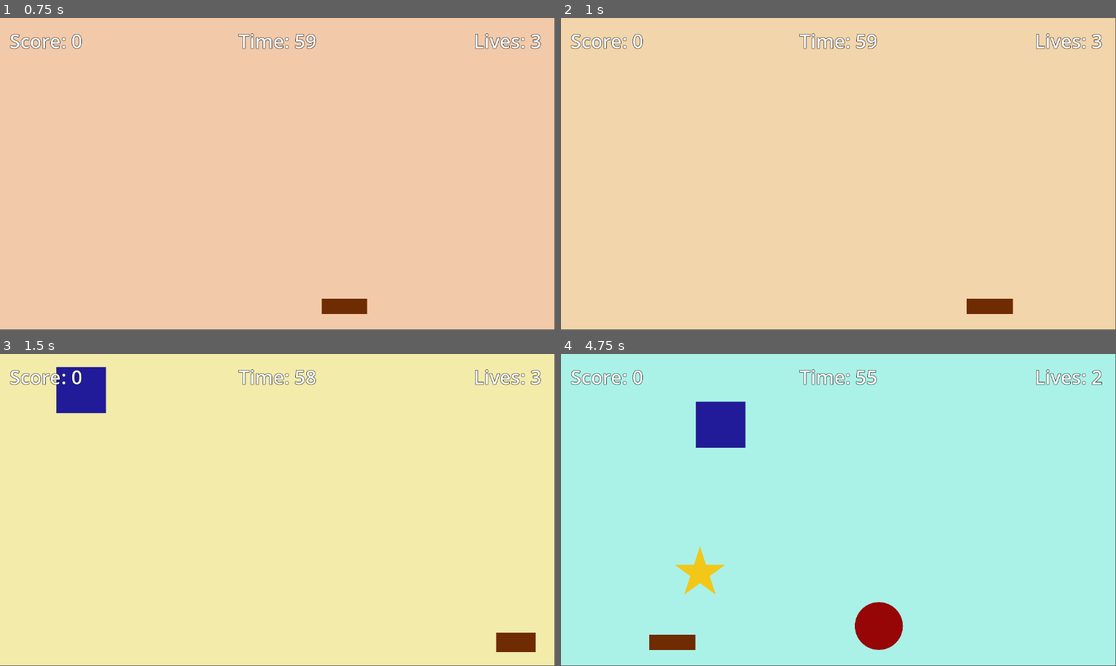
Above: before the commit, frames 1-4 (two rows, left to right).
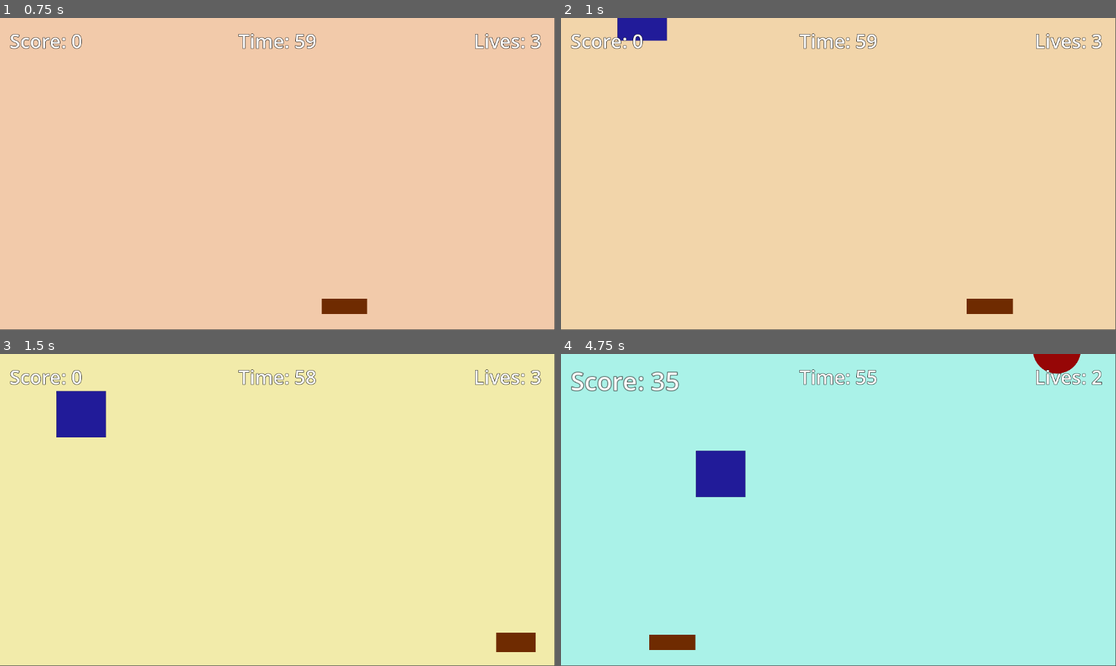
Above: after the commit, the same moments.

Repository: srishtipurohitaps/Candy-Catch-Frenzy
Game: Godot game, scene res://level2.tscn
The game is run twice, just before and just after one commit, with the same random seed, the same clock (stepped at 60 frames per second) and the same inputs. This scene is started directly instead of the project's main scene.
Inputs:
- Up to frame 1 (0.75 s): tap Enter at 0.5 s; hold Right (ui_right) from 0.53 s (still down); tap Alt at 0.6 s
- Up to frame 2 (1 s): keep holding Right (ui_right)
- Up to frame 3 (1.5 s): release Right (ui_right) at 1.28 s; hold Down from 1.28 s (still down); tap Shift at 1.35 s
- Up to frame 4 (4.75 s): release Down at 2.03 s; hold Right (ui_right) 2.03-2.78 s; tap Alt at 2.1, 3.6 s; hold Up 2.78-3.53 s; tap Shift at 2.85, 4.35 s; hold Left (ui_left) from 3.53 s (still down)

Frame 1 is identical in both runs. In frame 2, 0.6% of the frame differs, in the area x 10-20%, y 0-8%; in frame 3, 1.4%; in frame 4, 5.4%, in the area x 1-94%, y 0-95%.

Commit message:
Adjusted spawn timer and bomb spawn rate for levels

Diff:
--- a/level2.tscn
+++ b/level2.tscn
@@ -115,6 +115,7 @@
 text = "PLAY AGAIN"
 
 [node name="SpawnTimer" type="Timer" parent="."]
+wait_time = 0.8
 autostart = true
 
 [node name="Camera2D" type="Camera2D" parent="."]
--- a/level3.tscn
+++ b/level3.tscn
@@ -115,6 +115,7 @@
 text = "PLAY AGAIN"
 
 [node name="SpawnTimer" type="Timer" parent="."]
+wait_time = 0.6
 autostart = true
 
 [node name="Camera2D" type="Camera2D" parent="."]
--- a/main.gd
+++ b/main.gd
@@ -25,19 +25,17 @@
 	restart_button.pressed.connect(_on_restart_pressed)
 
 func _process(delta):
-	# Rainbow background
+
 	time_pass += delta
 	var hue = fmod(time_pass * 0.1, 1.0)
 	background.color = Color.from_hsv(hue, 0.3, 0.95)
 
-	# Timer countdown
 	if game_active and lives > 0:
 		game_time -= delta
 		timer_label.text = "Time: %d" % int(game_time)
 		if game_time <= 0:
 			game_over()
 
-	# Screen shake
 	if shake_amount > 0:
 		camera.offset = Vector2(
 			randf_range(-shake_amount, shake_amount),
@@ -50,9 +48,8 @@
 func _on_spawn_timer_timeout():
 	if not game_active:
 		return
-	# Speed up spawns over time
 	spawn_timer.wait_time = max(0.3, 1.0 - (60.0 - game_time) / 120.0)
-	if randf() < 0.16:
+	if randf() < 0.25:
 		spawn_bomb()
 	else:
 		spawn_candy()
@@ -63,7 +60,6 @@
 
 	var r = randf()
 	if r < 0.05:
-		# Rainbow candy power-up
 		candy.get_node("Sprite2D").texture = preload("res://assets/Rainbow_Candy.png")
 		candy.points = 0
 		candy.fall_speed = 200
